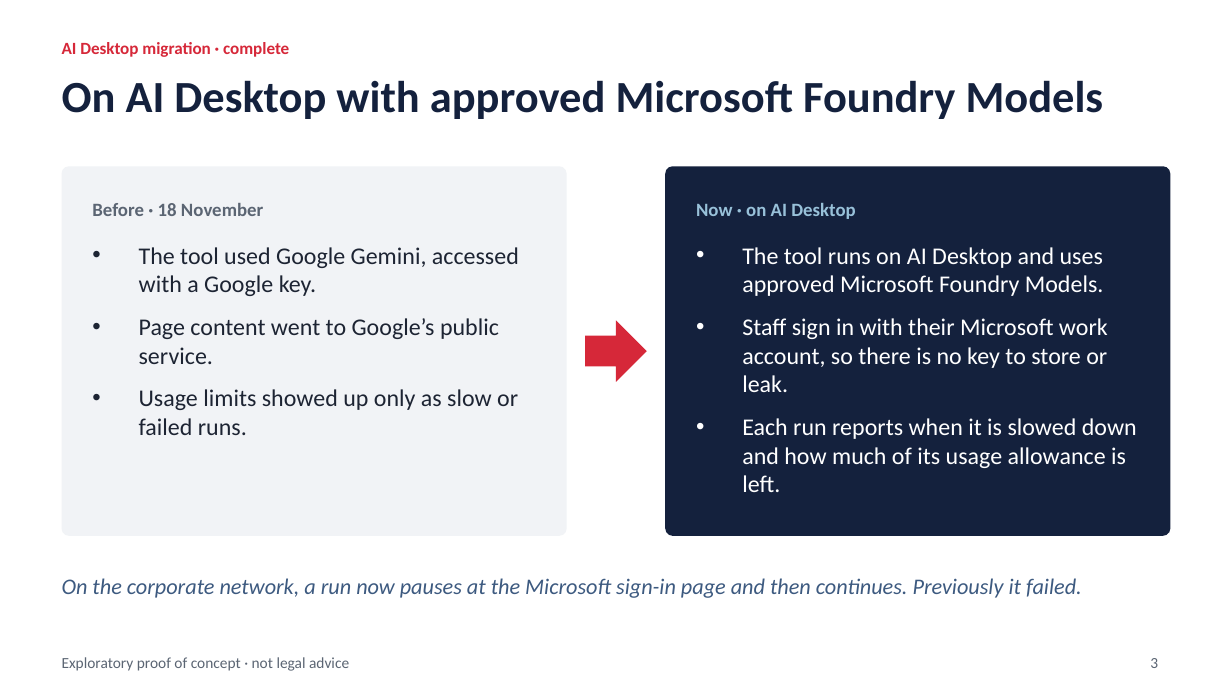
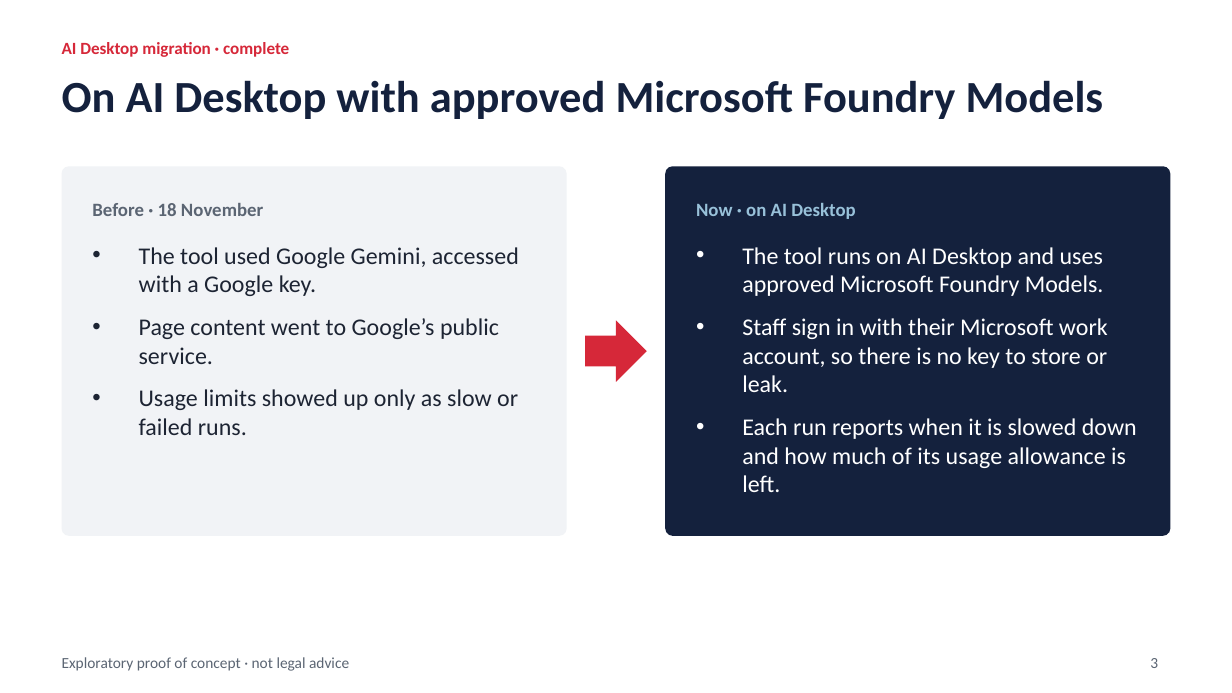
Before and after one commit to roflov2/browser-automation, a slide deck: slide 3 of docs/Drip_Pricing_PoC_update_2026-11-24.pptx. Drawn at 1232x693 pixels with LibreOffice and Linux fonts; fonts in the diff are those of the drawing. Boxes give left, top, right and bottom in pixels: in the first picture for what was removed or moved away, otherwise in the second. Text is boxed around its words. In the diff, an @@ line names an element or a change of style, - is before the commit and + after.

```diff
--- a/docs/Drip_Pricing_PoC_update_2026-11-24.pptx
+++ b/docs/Drip_Pricing_PoC_update_2026-11-24.pptx
@@ text removed at (62,578,1082,598) @@
-On the corporate network, a run now pauses at the Microsoft sign-in page and then continues. Previously it failed.
```
Also in this commit, not shown: 1 other slide changed, 3 slides removed.
